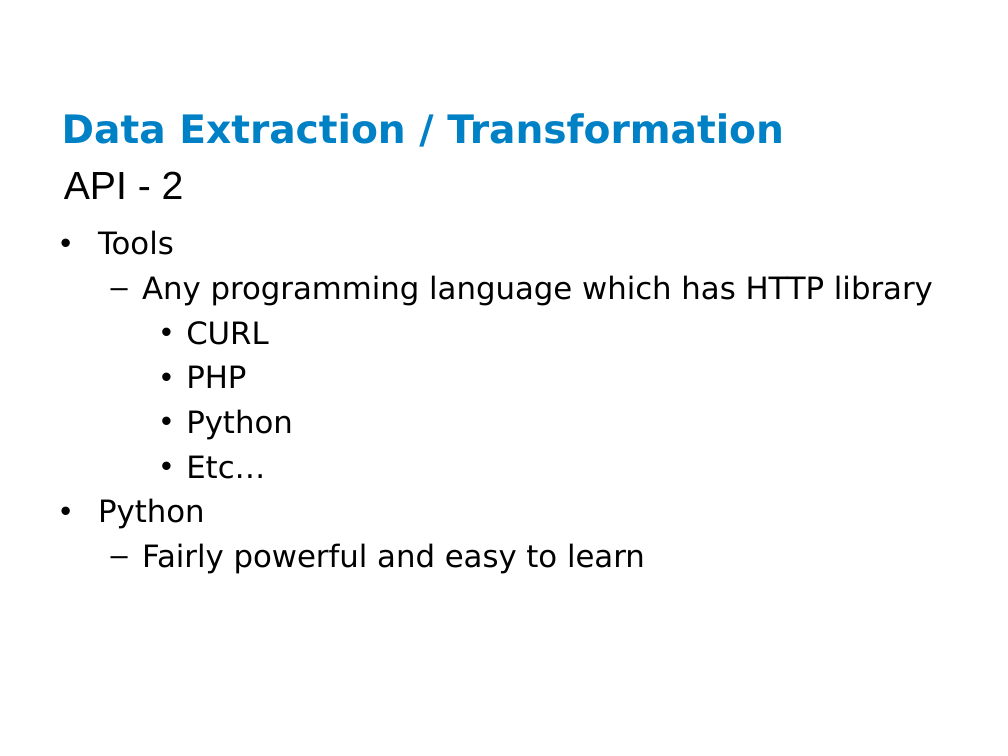
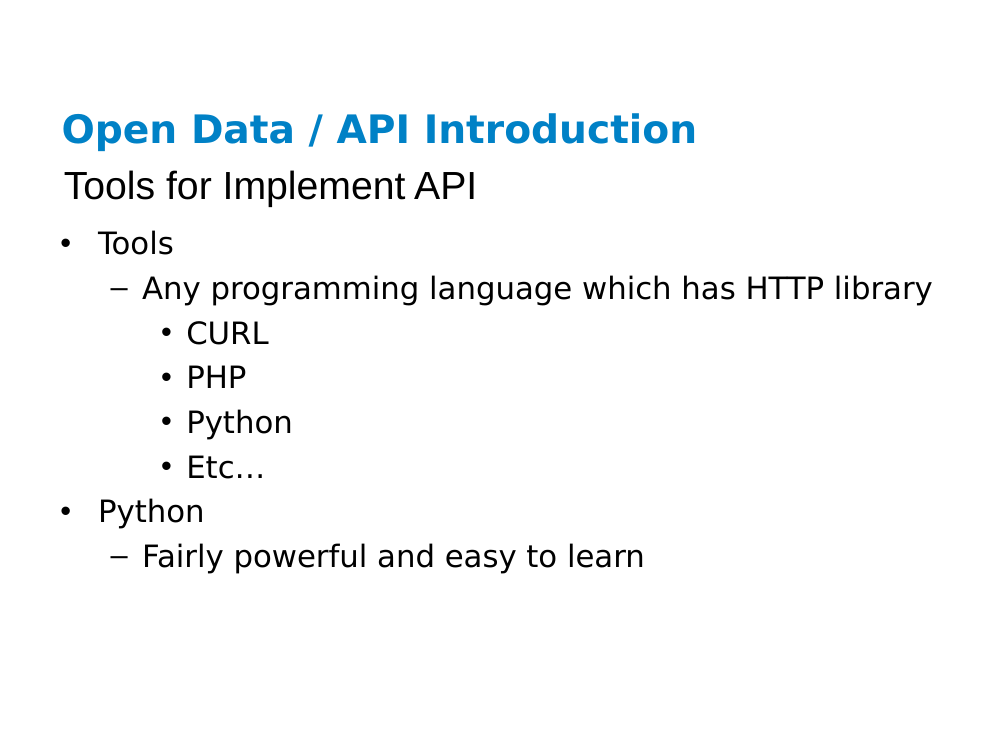
Before and after one commit to ianlin/small-data, a slide deck: slide 10 of training/data_etl.ppt (slide 12 before the commit). Drawn at 1008x756 pixels with LibreOffice and Linux fonts; fonts in the diff are those of the drawing; background and template pictures are left out. Boxes give left, top, right and bottom in pixels: in the first picture for what was removed or moved away, otherwise in the second. Text is boxed around its words. In the diff, an @@ line names an element or a change of style, - is before the commit and + after.

```diff
--- a/training/data_etl.ppt
+++ b/training/data_etl.ppt
@@ title at [62,113,697,151]: text changed @@
-Data Extraction / Transformation
+Open Data / API Introduction
@@ text at [64,170,477,207]: text changed @@
-API - 2
+Tools for Implement API
```
Also in this commit, not shown: 8 other slides changed, 4 slides added, 1 slide removed.
